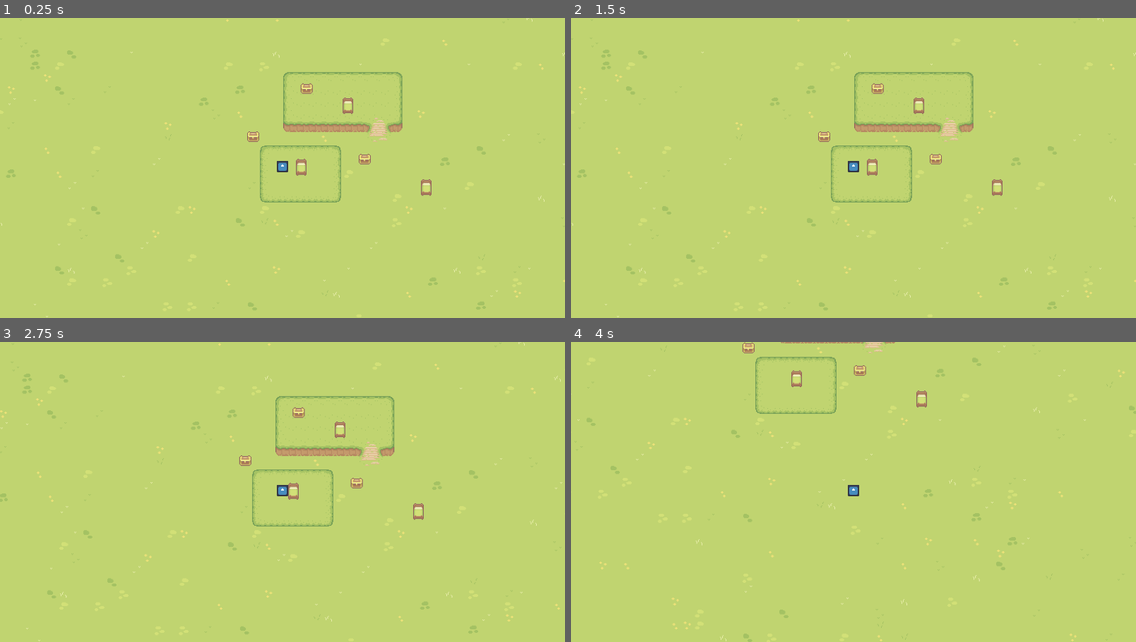
Above: before the commit, frames 1-4 (two rows, left to right).
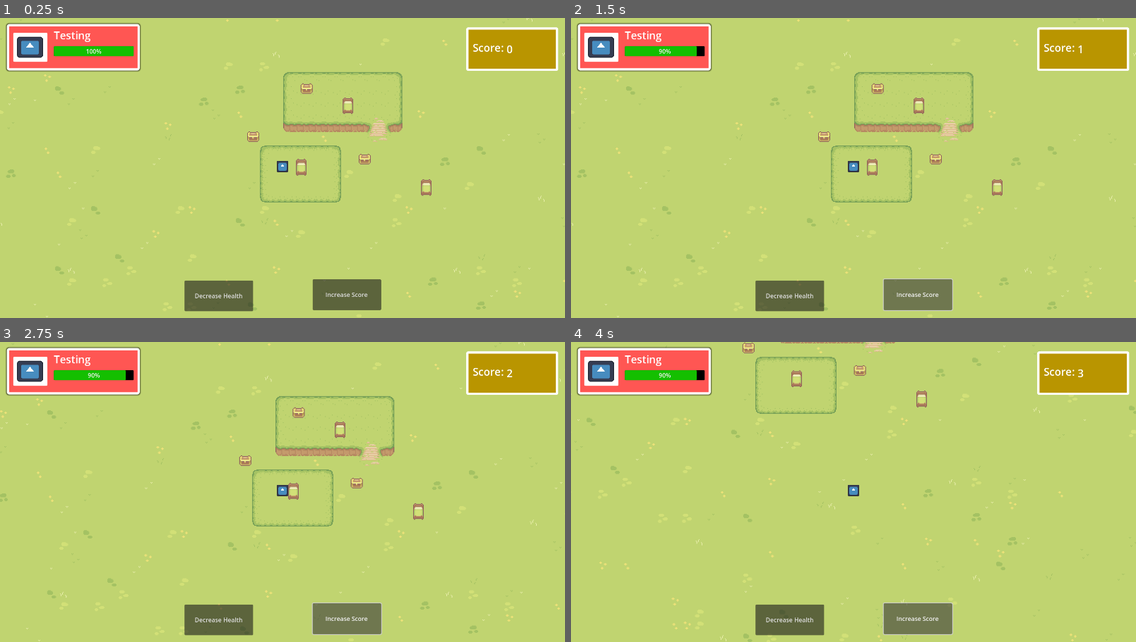
Above: after the commit, the same moments.

Repository: GamersOrgForDevs/Game_Godot
Game: Godot game, scene res://levels/game_level.tscn
Same seed, same stepped clock (60 frames per second), same inputs: the game is played once before the commit and once after it. The engine's default icon, where the game draws it, is replaced by a stand-in: a white triangle on a blue panel in a dark square.
Inputs (mouse positions are in pixels of both pictures, inside the frame that each line leads up to):
- Up to frame 1 (0.25 s): no input
- Up to frame 2 (1.5 s): click (791, 297) at 0.5 s, where only the run after the commit has a clickable "Decrease Health"; click (915, 294) at 1.25 s, where only the run after the commit has a clickable "Increase Score"
- Up to frame 3 (2.75 s): tap Enter at 2 s; hold D (right) from 2.03 s (still down)
- Up to frame 4 (4 s): tap Space at 2.75 s; release D (right) at 2.78 s; hold S (down) 2.78-3.53 s; hold D (right) from 3.53 s (still down)

The runs differ from the first frame. In frame 1, 8.8% of the frame differs, in the area x 1-99%, y 1-98%; in frame 2, 8.9%; in frame 3, 8.9%; in frame 4, 8.9%.

Commit message:
Integration of first-pass test UI. (#8)
* Initial in-game GUI, with health bar, a score, and buttons that access the health and score variables. It is currently manually-sized to the camera viewport, and is a child of the viewport to follow player movement.

* Configured to be more zoomed-in to match other branches and master

Diff:
--- a/levels/game_level.tscn
+++ b/levels/game_level.tscn
@@ -9,6 +9,7 @@
 [ext_resource type="Texture2D" uid="uid://8n27qa17egck" path="res://art/Tilesets/Fences.png" id="7_t5c8j"]
 [ext_resource type="PackedScene" uid="uid://rejki54tgc5n" path="res://objects/chest.tscn" id="8_rtq78"]
 [ext_resource type="PackedScene" uid="uid://ciigmr8aony1v" path="res://objects/bed.tscn" id="9_nyn8t"]
+[ext_resource type="PackedScene" uid="uid://bch428c4s76ww" path="res://ui/ui.tscn" id="10_rmv6l"]
 
 [sub_resource type="TileSetAtlasSource" id="TileSetAtlasSource_r4cg3"]
 texture = ExtResource("2_tm5d6")
@@ -709,13 +710,20 @@
 
 [node name="RemoteTransform2D" type="RemoteTransform2D" parent="ExamplePlayer"]
 position = Vector2(0, 8.33333)
-scale = Vector2(4.16667, 4.16667)
+scale = Vector2(2.083, 2.083)
 remote_path = NodePath("../../Camera2D")
 
 [node name="Camera2D" type="Camera2D" parent="."]
 position = Vector2(0, 2)
-scale = Vector2(1, 1)
+scale = Vector2(0.49992, 0.49992)
 zoom = Vector2(2, 2)
+
+[node name="InGameUI" parent="Camera2D" instance=ExtResource("10_rmv6l")]
+layout_direction = 1
+offset_left = -749.0
+offset_top = -402.0
+offset_right = 753.0
+offset_bottom = 401.0
 
 [node name="TileMap" type="TileMap" parent="."]
 position = Vector2(0, 2)
--- /dev/null
+++ b/scripts/ingame_ui.gd
@@ -0,0 +1,28 @@
+extends Control
+
+var health = 100
+var score_value = 0
+@onready var score_value_text = %ScoreValueText
+@onready var test_progress = %TestProgress
+
+# Called when the node enters the scene tree for the first time.
+func _ready():
+	pass # Replace with function body.
+
+
+# Called every frame. 'delta' is the elapsed time since the previous frame.
+func _process(delta):
+	pass
+
+func _on_increase_score_pressed():
+	score_value += 1
+	print(score_value)
+	score_value_text.text = str(score_value)
+
+
+
+func _on_take_damage_pressed():
+	health -= 10
+	if(health < 0):
+		health = 100
+	test_progress.value = health
--- /dev/null
+++ b/ui/ui.tscn
@@ -0,0 +1,199 @@
+[gd_scene load_steps=9 format=3 uid="uid://bch428c4s76ww"]
+
+[ext_resource type="Texture2D" uid="uid://cpfys0bgauk3l" path="res://icon.svg" id="1_ljuyh"]
+[ext_resource type="Script" path="res://scripts/ingame_ui.gd" id="1_tm1fx"]
+
+[sub_resource type="StyleBoxFlat" id="StyleBoxFlat_elr6c"]
+bg_color = Color(1, 0.337255, 0.32549, 1)
+border_width_left = 6
+border_width_top = 6
+border_width_right = 6
+border_width_bottom = 6
+border_color = Color(1, 1, 1, 1)
+corner_radius_top_left = 6
+corner_radius_top_right = 6
+corner_radius_bottom_right = 6
+corner_radius_bottom_left = 6
+shadow_size = 4
+
+[sub_resource type="StyleBoxFlat" id="StyleBoxFlat_jaoda"]
+bg_color = Color(1, 1, 1, 1)
+corner_radius_top_left = 4
+corner_radius_top_right = 4
+corner_radius_bottom_right = 4
+corner_radius_bottom_left = 4
+
+[sub_resource type="StyleBoxFlat" id="StyleBoxFlat_e7vko"]
+bg_color = Color(0, 0, 0, 1)
+corner_radius_top_left = 3
+corner_radius_top_right = 3
+corner_radius_bottom_right = 3
+corner_radius_bottom_left = 3
+
+[sub_resource type="StyleBoxFlat" id="StyleBoxFlat_rfccl"]
+bg_color = Color(0.0784314, 0.74902, 0, 1)
+corner_radius_top_left = 3
+corner_radius_top_right = 3
+corner_radius_bottom_right = 3
+corner_radius_bottom_left = 3
+
+[sub_resource type="Theme" id="Theme_tlntx"]
+
+[sub_resource type="StyleBoxFlat" id="StyleBoxFlat_48q5y"]
+bg_color = Color(0.72549, 0.584314, 0, 1)
+border_width_left = 6
+border_width_top = 6
+border_width_right = 6
+border_width_bottom = 6
+border_color = Color(1, 1, 1, 1)
+corner_radius_top_left = 4
+corner_radius_top_right = 4
+corner_radius_bottom_right = 4
+corner_radius_bottom_left = 4
+
+[node name="Control" type="Control"]
+layout_mode = 3
+anchors_preset = 15
+anchor_right = 1.0
+anchor_bottom = 1.0
+grow_horizontal = 2
+grow_vertical = 2
+script = ExtResource("1_tm1fx")
+
+[node name="PlayerInfo" type="Panel" parent="."]
+layout_mode = 1
+offset_left = 17.0
+offset_top = 18.0
+offset_right = 370.0
+offset_bottom = 142.0
+theme_override_styles/panel = SubResource("StyleBoxFlat_elr6c")
+
+[node name="AvatarFrame" type="Panel" parent="PlayerInfo"]
+layout_mode = 1
+anchors_preset = 15
+anchor_right = 1.0
+anchor_bottom = 1.0
+offset_left = 17.0
+offset_top = 23.0
+offset_right = -245.0
+offset_bottom = -23.0
+grow_horizontal = 2
+grow_vertical = 2
+theme_override_styles/panel = SubResource("StyleBoxFlat_jaoda")
+
+[node name="Avatar" type="TextureRect" parent="PlayerInfo/AvatarFrame"]
+layout_mode = 1
+anchors_preset = 15
+anchor_right = 1.0
+anchor_bottom = 1.0
+offset_left = 10.0
+offset_top = 11.0
+offset_right = -12.0
+offset_bottom = -11.0
+grow_horizontal = 2
+grow_vertical = 2
+texture = ExtResource("1_ljuyh")
+expand_mode = 1
+
+[node name="Label" type="Label" parent="PlayerInfo"]
+layout_mode = 1
+anchors_preset = 15
+anchor_right = 1.0
+anchor_bottom = 1.0
+offset_left = 125.0
+offset_top = 11.0
+offset_right = -115.0
+offset_bottom = -74.0
+grow_horizontal = 2
+grow_vertical = 2
+theme_override_font_sizes/font_size = 28
+text = "Testing"
+vertical_alignment = 1
+
+[node name="TestProgress" type="ProgressBar" parent="PlayerInfo"]
+unique_name_in_owner = true
+layout_mode = 1
+anchors_preset = 12
+anchor_top = 1.0
+anchor_right = 1.0
+anchor_bottom = 1.0
+offset_left = 125.0
+offset_top = -65.0
+offset_right = -16.0
+offset_bottom = -38.0
+grow_horizontal = 2
+grow_vertical = 0
+theme_override_styles/background = SubResource("StyleBoxFlat_e7vko")
+theme_override_styles/fill = SubResource("StyleBoxFlat_rfccl")
+value = 100.0
+
+[node name="Panel" type="Panel" parent="."]
+layout_mode = 1
+anchors_preset = 1
+anchor_left = 1.0
+anchor_right = 1.0
+offset_left = -265.0
+offset_top = 27.0
+offset_right = -21.0
+offset_bottom = 143.0
+grow_horizontal = 0
+theme = SubResource("Theme_tlntx")
+theme_override_styles/panel = SubResource("StyleBoxFlat_48q5y")
+
+[node name="ScoreText" type="Label" parent="Panel"]
+layout_mode = 0
+offset_left = 17.0
+offset_top = 32.0
+offset_right = 99.0
+offset_bottom = 78.0
+theme_override_font_sizes/font_size = 28
+text = "Score:"
+vertical_alignment = 1
+
+[node name="ScoreValueText" type="Label" parent="Panel"]
+unique_name_in_owner = true
+layout_mode = 1
+anchors_preset = 15
+anchor_right = 1.0
+anchor_bottom = 1.0
+offset_left = 107.0
+offset_top = 39.0
+offset_right = -43.0
+offset_bottom = -38.0
+grow_horizontal = 2
+grow_vertical = 2
+theme_override_font_sizes/font_size = 28
+text = "0"
+
+[node name="TakeDamage" type="Button" parent="."]
+layout_mode = 1
+anchors_preset = 8
+anchor_left = 0.5
+anchor_top = 0.5
+anchor_right = 0.5
+anchor_bottom = 0.5
+offset_left = -262.0
+offset_top = 300.0
+offset_right = -80.0
+offset_bottom = 382.0
+grow_horizontal = 2
+grow_vertical = 2
+text = "Decrease Health"
+
+[node name="IncreaseScore" type="Button" parent="."]
+layout_mode = 1
+anchors_preset = 8
+anchor_left = 0.5
+anchor_top = 0.5
+anchor_right = 0.5
+anchor_bottom = 0.5
+offset_left = 78.0
+offset_top = 297.0
+offset_right = 260.0
+offset_bottom = 379.0
+grow_horizontal = 2
+grow_vertical = 2
+text = "Increase Score"
+
+[connection signal="pressed" from="TakeDamage" to="." method="_on_take_damage_pressed"]
+[connection signal="pressed" from="IncreaseScore" to="." method="_on_increase_score_pressed"]
Not shown: 1 places in levels/game_level.tscn that only renumber resources
